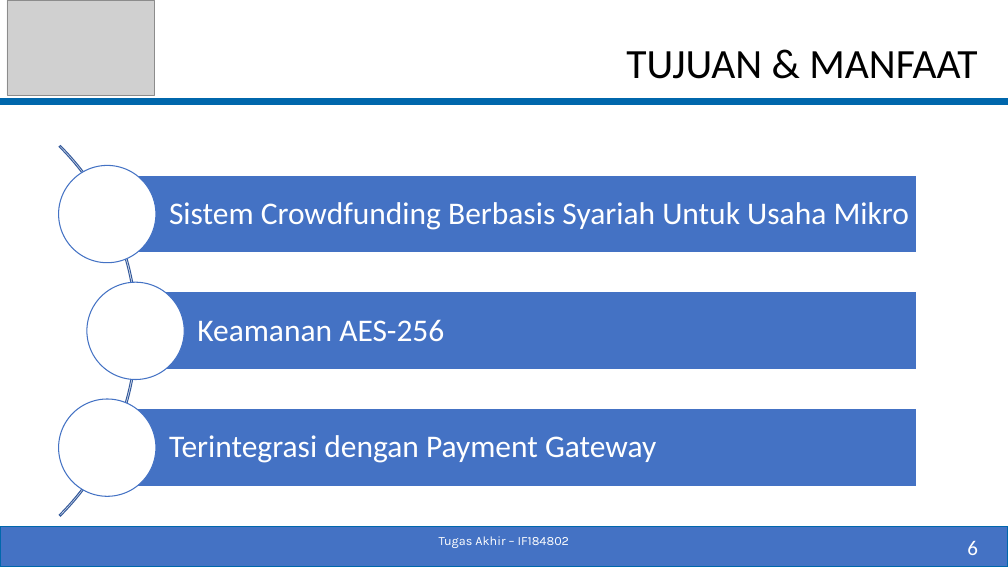
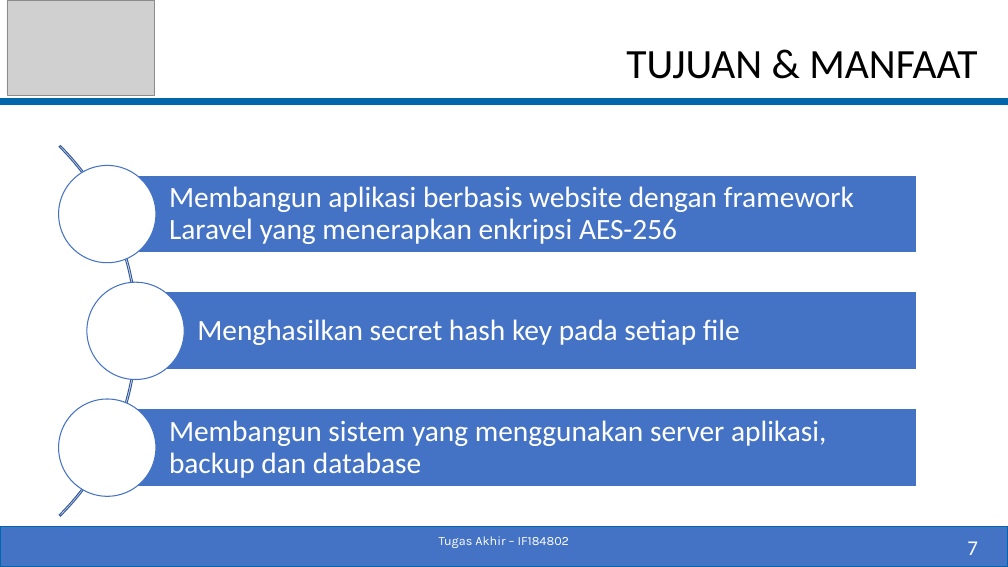
Before and after one commit to fajrisalam/Tugas-Akhir, a slide deck: slide 7 of PPT_SIDANG.pptx (slide 6 before the commit). Drawn at 1008x567 pixels with LibreOffice and Linux fonts; fonts in the diff are those of the drawing; grey boxes stand for pictures. Boxes give left, top, right and bottom in pixels: in the first picture for what was removed or moved away, otherwise in the second. Text is boxed around its words. In the diff, an @@ line names an element or a change of style, - is before the commit and + after.

```diff
--- a/PPT_SIDANG.pptx
+++ b/PPT_SIDANG.pptx
@@ text at box(169, 186, 854, 244): text changed; size 30 to 28 pt @@
-Sistem Crowdfunding Berbasis Syariah Untuk Usaha Mikro
+Membangun aplikasi berbasis website dengan framework Laravel yang menerapkan enkripsi AES-256
@@ text at box(197, 319, 740, 345): text changed; size 30 to 28 pt @@
-Keamanan AES-256
+Menghasilkan secret hash key pada setiap file
@@ text at box(169, 420, 826, 478): text changed; size 30 to 28 pt @@
-Terintegrasi dengan Payment Gateway
+Membangun sistem yang menggunakan server aplikasi, backup dan database
@@ page number at box(967, 541, 978, 555): text changed @@
-6
+7
```
Also in this commit, not shown: 14 other slides changed, 5 slides added, 5 slides removed, 1 other file.
